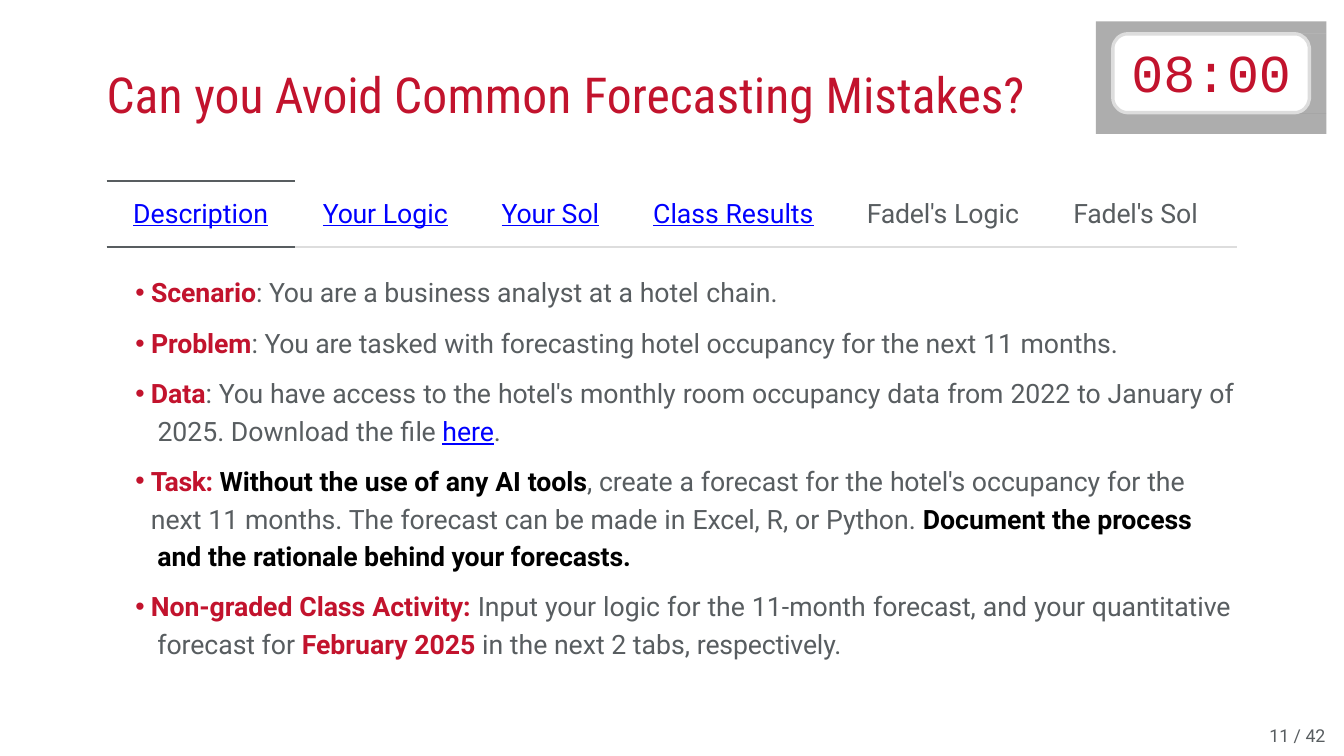
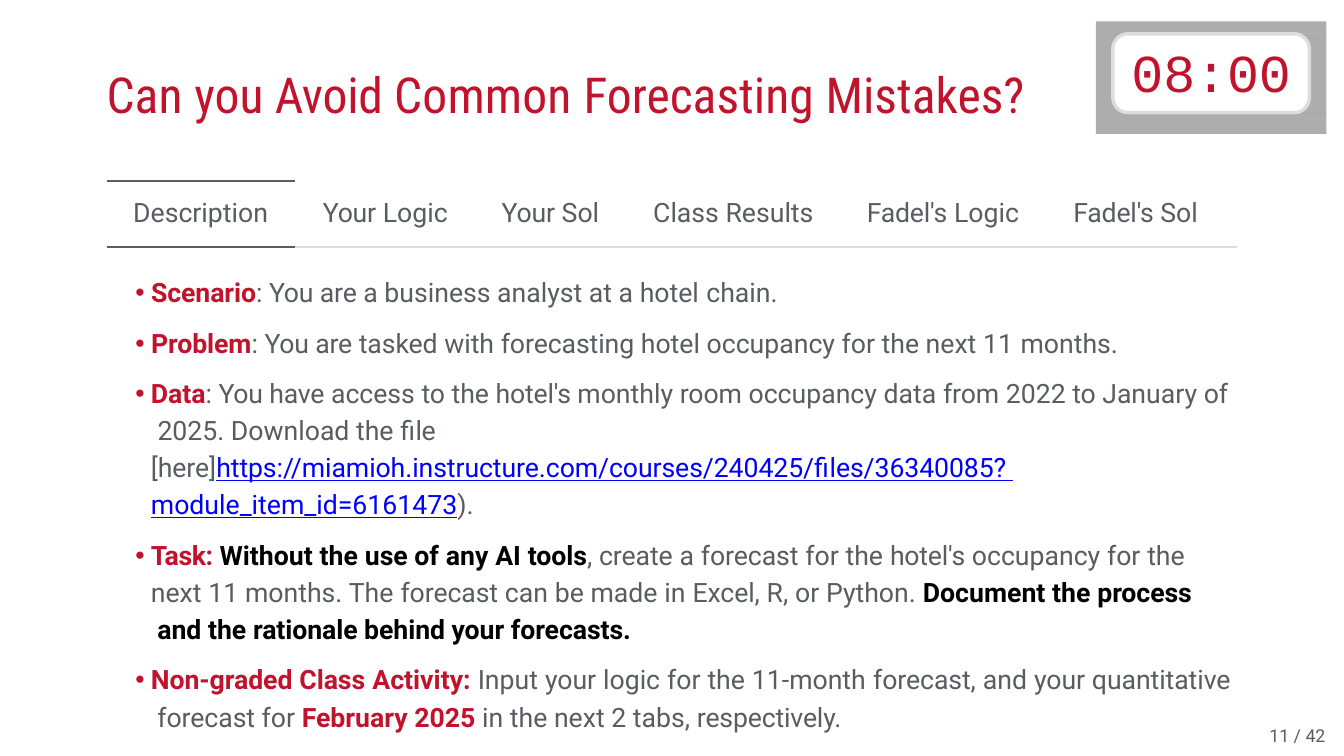
Before and after one commit to fmegahed/isa444, a slide deck: slide 11 of ppts/01_intro.pptx. Drawn at 1344x756 pixels with LibreOffice and Linux fonts; fonts in the diff are those of the drawing. Boxes give left, top, right and bottom in pixels: in the first picture for what was removed or moved away, otherwise in the second. Text is boxed around its words. In the diff, an @@ line names an element or a change of style, - is before the commit and + after.

Commit message:
isa444 fall2025 class01 v1.1

```diff
--- a/ppts/01_intro.pptx
+++ b/ppts/01_intro.pptx
@@ text at bbox=[133, 202, 1197, 645]: text colour #0000FF to #585D60, underline off in "Description Your Logic Your Sol Class Results"; alignment justified to left; line spacing 1.18 to 1.16; more space between paragraphs @@
@@ text at bbox=[151, 383, 1228, 520]: text changed @@
-• Data: You have access to the hotel's monthly room occupancy data from 2022 to January of 2025. Download the file here.
+• Data: You have access to the hotel's monthly room occupancy data from 2022 to January of 2025. Download the file [here]https://miamioh.instructure.com/courses/240425/files/36340085? module_item_id=6161473).
```
Also in this commit, not shown: 1 other slide changed, 4 other files.
